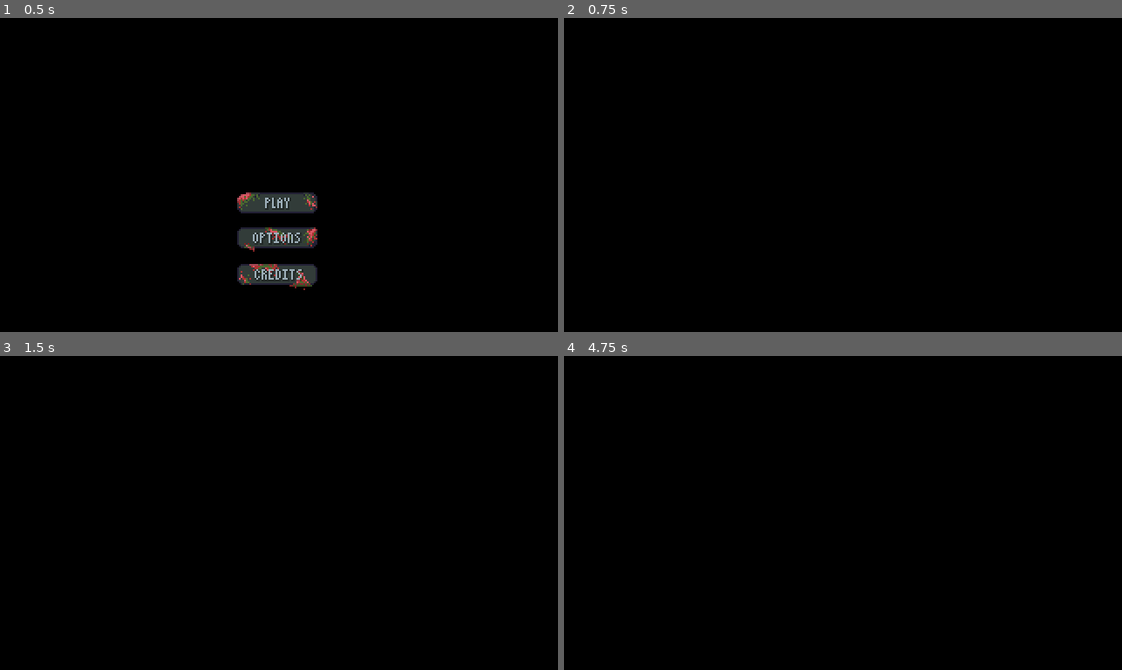
Above: before the commit, frames 1-4 (two rows, left to right).
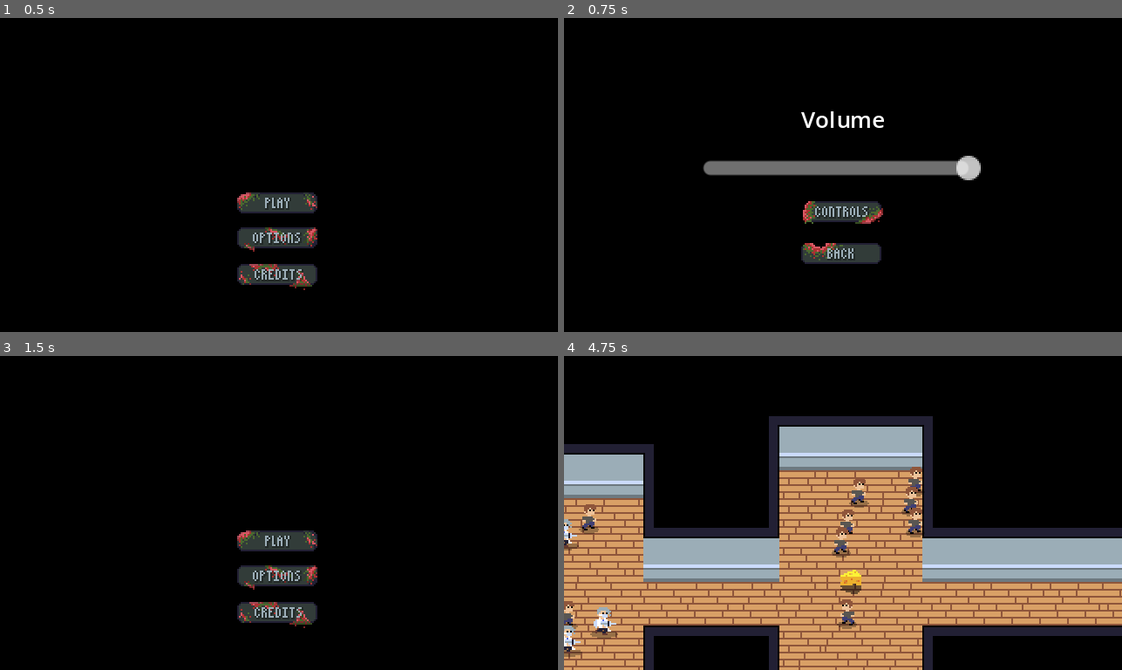
Above: after the commit, the same moments.

Repository: lucasericsson222/gmtk2024
Game: Godot game, scene res://scenes/menu.tscn
The game is run twice, just before and just after one commit, with the same random seed, the same clock (stepped at 60 frames per second) and the same inputs.
Inputs (mouse positions are in pixels of both pictures, inside the frame that each line leads up to):
- Up to frame 1 (0.5 s): no input
- Up to frame 2 (0.75 s): click (843, 240) at 0.5 s
- Up to frame 3 (1.5 s): click (279, 591) at 1.27 s
- Up to frame 4 (4.75 s): click (843, 613) at 2.02 s; click (843, 610) at 2.77 s; click (843, 541) at 3.52 s; tap Enter at 4.25 s; move the mouse to (965, 497) at 4.27 s; hold D (right) from 4.28 s (still down); hold Shift (clump) from 4.28 s (still down)

Frame 1 is identical in both runs. In frame 2, 4.7% of the frame differs, in the area x 24-75%, y 29-79%; in frame 3, 2.8%; in frame 4, 53%, in the area x 0-100%, y 19-100%.

Commit message:
Menu besides volume slider

Diff:
--- a/scenes/credits_menu.tscn
+++ b/scenes/credits_menu.tscn
@@ -1,7 +1,22 @@
-[gd_scene load_steps=3 format=3 uid="uid://c7dee780t1xeq"]
+[gd_scene load_steps=9 format=3 uid="uid://c7dee780t1xeq"]
 
 [ext_resource type="Script" path="res://scripts/credits_menu.gd" id="1_2kf1c"]
 [ext_resource type="SystemFont" uid="uid://dwbh23465p0o5" path="res://assets/menu_font.tres" id="2_51sfi"]
+[ext_resource type="Texture2D" uid="uid://dsxyjwwpsx7vk" path="res://assets/menu_buttons.png" id="3_aixh2"]
+[ext_resource type="Texture2D" uid="uid://mgav88ow3jbv" path="res://assets/menu_buttons_clicked.png" id="4_uep68"]
+[ext_resource type="Texture2D" uid="uid://cqt21v5t4j3oy" path="res://assets/menu_buttons_hover.png" id="5_smdsm"]
+
+[sub_resource type="AtlasTexture" id="AtlasTexture_ffats"]
+atlas = ExtResource("3_aixh2")
+region = Rect2(1, 82, 47, 13)
+
+[sub_resource type="AtlasTexture" id="AtlasTexture_yoyil"]
+atlas = ExtResource("4_uep68")
+region = Rect2(1, 82, 47, 13)
+
+[sub_resource type="AtlasTexture" id="AtlasTexture_8vb7p"]
+atlas = ExtResource("5_smdsm")
+region = Rect2(1, 82, 47, 13)
 
 [node name="CreditsMenu" type="Control"]
 layout_mode = 3
@@ -14,8 +29,8 @@
 
 [node name="MarginContainer" type="MarginContainer" parent="."]
 layout_mode = 0
-offset_right = 1152.0
-offset_bottom = 648.0
+offset_right = 320.0
+offset_bottom = 180.0
 theme_override_constants/margin_left = 12
 theme_override_constants/margin_top = 12
 theme_override_constants/margin_right = 12
@@ -25,7 +40,7 @@
 layout_mode = 2
 size_flags_horizontal = 4
 size_flags_vertical = 4
-theme_override_constants/separation = 20
+theme_override_constants/separation = 6
 
 [node name="Separator2" type="Control" parent="MarginContainer/VBoxContainer"]
 layout_mode = 2
@@ -35,7 +50,7 @@
 size_flags_horizontal = 4
 size_flags_vertical = 0
 theme_override_fonts/font = ExtResource("2_51sfi")
-theme_override_font_sizes/font_size = 36
+theme_override_font_sizes/font_size = 12
 text = "Programming: Lucas, Miguel"
 
 [node name="Label2" type="Label" parent="MarginContainer/VBoxContainer"]
@@ -43,7 +58,7 @@
 size_flags_horizontal = 4
 size_flags_vertical = 0
 theme_override_fonts/font = ExtResource("2_51sfi")
-theme_override_font_sizes/font_size = 36
+theme_override_font_sizes/font_size = 12
 text = "Art: Gabe, Thomas, Jackson"
 
 [node name="Label3" type="Label" parent="MarginContainer/VBoxContainer"]
@@ -51,7 +66,7 @@
 size_flags_horizontal = 4
 size_flags_vertical = 0
 theme_override_fonts/font = ExtResource("2_51sfi")
-theme_override_font_sizes/font_size = 36
+theme_override_font_sizes/font_size = 12
 text = "Audio: ?????"
 
 [node name="Label4" type="Label" parent="MarginContainer/VBoxContainer"]
@@ -59,19 +74,18 @@
 size_flags_horizontal = 4
 size_flags_vertical = 0
 theme_override_fonts/font = ExtResource("2_51sfi")
-theme_override_font_sizes/font_size = 36
+theme_override_font_sizes/font_size = 12
 text = "A Game by Gamma Egg Studios"
 
 [node name="Separator" type="Control" parent="MarginContainer/VBoxContainer"]
-custom_minimum_size = Vector2(0, 70)
+custom_minimum_size = Vector2(0, 10)
 layout_mode = 2
 
-[node name="Back" type="Button" parent="MarginContainer/VBoxContainer"]
-custom_minimum_size = Vector2(250, 0)
+[node name="Back" type="TextureButton" parent="MarginContainer/VBoxContainer"]
 layout_mode = 2
-theme_override_fonts/font = ExtResource("2_51sfi")
-theme_override_font_sizes/font_size = 48
-text = "Back
-"
+size_flags_horizontal = 4
+texture_normal = SubResource("AtlasTexture_ffats")
+texture_pressed = SubResource("AtlasTexture_yoyil")
+texture_hover = SubResource("AtlasTexture_8vb7p")
 
 [connection signal="pressed" from="MarginContainer/VBoxContainer/Back" to="." method="_on_back_pressed"]
--- a/scenes/menu.tscn
+++ b/scenes/menu.tscn
@@ -11,7 +11,7 @@
 
 [sub_resource type="AtlasTexture" id="AtlasTexture_s1ulu"]
 atlas = ExtResource("3_hvkmk")
-region = Rect2(2, 3, 46, 12)
+region = Rect2(1, 2, 47, 13)
 
 [sub_resource type="AtlasTexture" id="AtlasTexture_6u3li"]
 atlas = ExtResource("4_nwyip")
@@ -23,7 +23,7 @@
 
 [sub_resource type="AtlasTexture" id="AtlasTexture_8yk28"]
 atlas = ExtResource("3_hvkmk")
-region = Rect2(2, 19, 46, 14)
+region = Rect2(1, 18, 46, 14)
 
 [sub_resource type="AtlasTexture" id="AtlasTexture_8c8km"]
 atlas = ExtResource("4_nwyip")
@@ -35,7 +35,7 @@
 
 [sub_resource type="AtlasTexture" id="AtlasTexture_pvf42"]
 atlas = ExtResource("3_hvkmk")
-region = Rect2(2, 34, 46, 15)
+region = Rect2(1, 33, 46, 15)
 
 [sub_resource type="AtlasTexture" id="AtlasTexture_tsos5"]
 atlas = ExtResource("4_nwyip")
--- a/scenes/options_menu.tscn
+++ b/scenes/options_menu.tscn
@@ -11,7 +11,7 @@
 
 [sub_resource type="AtlasTexture" id="AtlasTexture_4v5dp"]
 atlas = ExtResource("3_bnrmd")
-region = Rect2(3, 50, 45, 12)
+region = Rect2(2, 49, 45, 12)
 
 [sub_resource type="AtlasTexture" id="AtlasTexture_xg7qp"]
 atlas = ExtResource("4_lru4x")
@@ -40,22 +40,23 @@
 
 [node name="MarginContainer" type="MarginContainer" parent="."]
 layout_mode = 0
-offset_right = 1152.0
-offset_bottom = 648.0
+offset_right = 320.0
+offset_bottom = 180.0
 
 [node name="VBoxContainer" type="VBoxContainer" parent="MarginContainer"]
+custom_minimum_size = Vector2(160, 0)
 layout_mode = 2
 size_flags_horizontal = 4
 size_flags_vertical = 4
-theme_override_constants/separation = 20
+theme_override_constants/separation = 11
 
 [node name="Separator" type="Control" parent="MarginContainer/VBoxContainer"]
-custom_minimum_size = Vector2(0, 70)
 layout_mode = 2
 
 [node name="Label" type="Label" parent="MarginContainer/VBoxContainer"]
 layout_mode = 2
-theme_override_font_sizes/font_size = 32
+size_flags_horizontal = 4
+theme_override_font_sizes/font_size = 13
 text = "Volume"
 horizontal_alignment = 1
 
@@ -66,12 +67,14 @@
 
 [node name="Controls" type="TextureButton" parent="MarginContainer/VBoxContainer"]
 layout_mode = 2
+size_flags_horizontal = 4
 texture_normal = SubResource("AtlasTexture_bs8u2")
 texture_pressed = SubResource("AtlasTexture_4v5dp")
 texture_hover = SubResource("AtlasTexture_xg7qp")
 
 [node name="Back" type="TextureButton" parent="MarginContainer/VBoxContainer"]
 layout_mode = 2
+size_flags_horizontal = 4
 texture_normal = SubResource("AtlasTexture_uut3y")
 texture_pressed = SubResource("AtlasTexture_lq2mf")
 texture_hover = SubResource("AtlasTexture_ie1mc")
